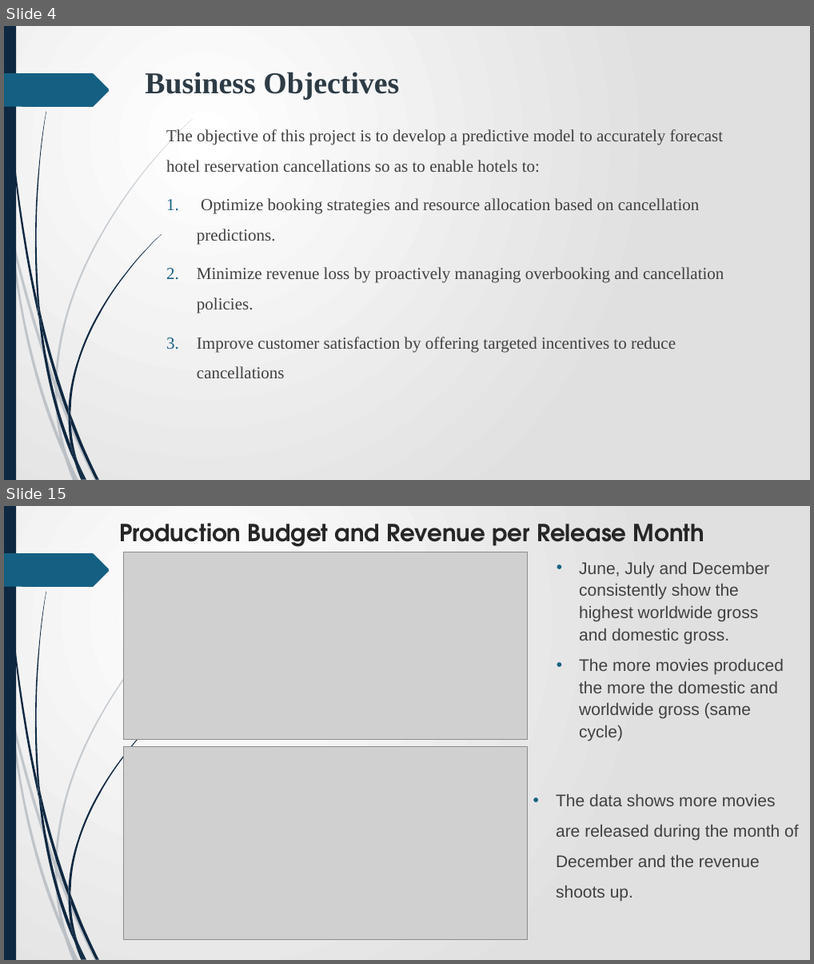
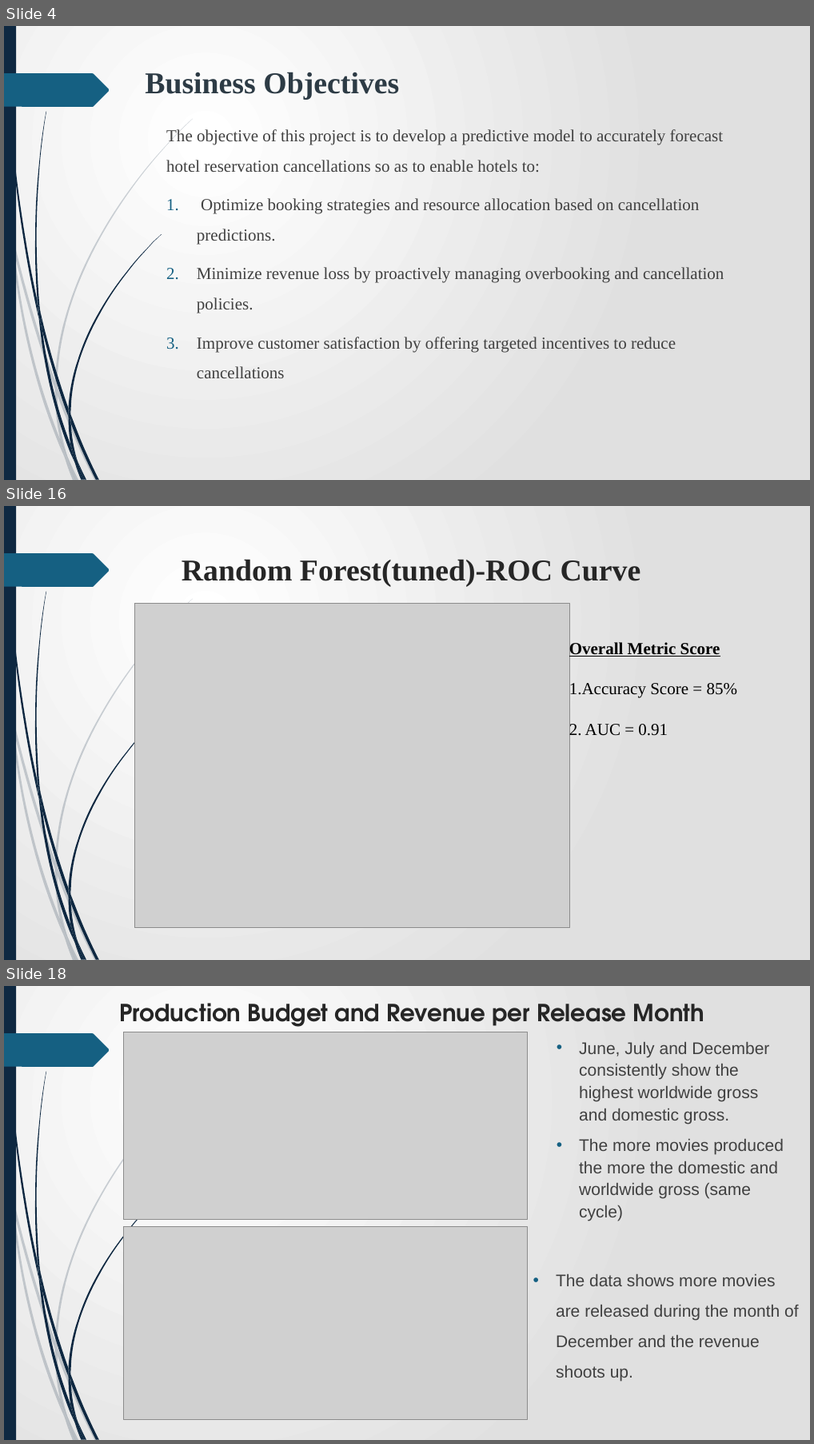
Before and after one commit to James-tech4/JAMES-PHASE-3-DSPT-8-PROJECT, a slide deck: Presentation.pptx. Shown one above the other, each under a label of ours: slides 4 and 15 before the commit, slides 4, 16 and 18 after it; the slides between them are not shown. The pictures are 814x964 and 814x1444 pixels, drawn with LibreOffice and Linux fonts; fonts in the diff are those of the drawing; grey boxes stand for pictures. Boxes give left, top, right and bottom in pixels: in the first picture for what was removed or moved away, otherwise in the second. Text is boxed around its words. In the diff, an @@ line names an element or a change of style, - is before the commit and + after.

```diff
--- a/Presentation.pptx
+++ b/Presentation.pptx
@@ slide 16 added at bbox=[4, 506, 810, 960], background gradient #FFFFFF to #E1E1E1; not listed: 24 template elements that a slide beside it also shows @@
@@ title added at bbox=[182, 559, 642, 587], 36 pt, text #262626, bold @@
+Random Forest(tuned)-ROC Curve
@@ picture added at bbox=[135, 604, 570, 927] @@
@@ text added at bbox=[570, 641, 738, 739], 20 pt, text #000000 @@
+Overall Metric Score
+1.Accuracy Score = 85%
+2. AUC = 0.91
@@ what was slide 15 is now slide 18 @@
```
Also in this commit, not shown: 8 slides changed, 5 other slides added, 3 slides removed, 2 other files.
